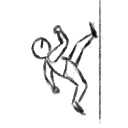
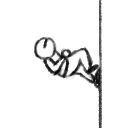
Comparing the layer stacks of the two 128×128 images. Changes:
added layer "Layer 6" above "Layer 4" over <box>33,0,102,128</box>
hid "Layer 2", opacity 100% → 37%, painted on it over <box>31,0,104,124</box>
